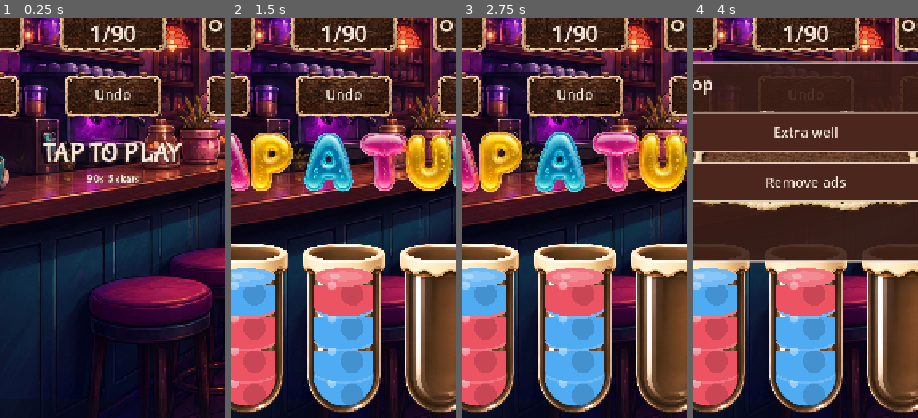
Above: before the commit, frames 1-4 (left to right).
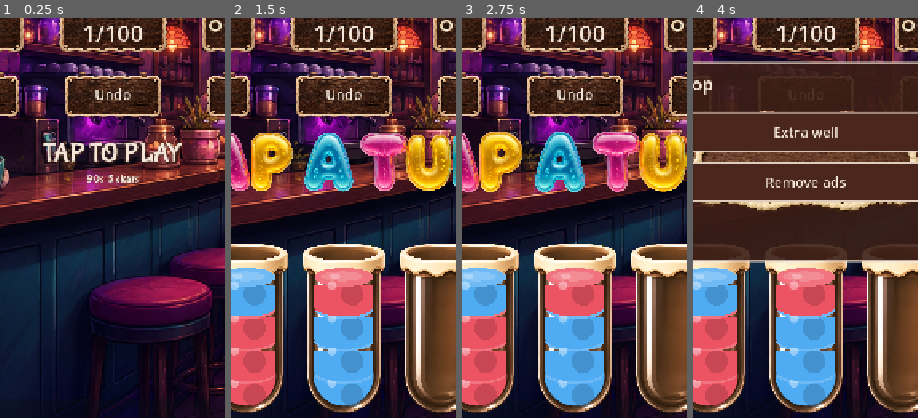
Above: after the commit, the same moments.

Repository: Obsidian-Crow-Studios/Tint_Drop_Project
Game: Godot game, scene res://scenes/main.tscn
Same seed, same stepped clock (60 frames per second), same inputs: the game is played once before the commit and once after it.
Inputs:
- Up to frame 1 (0.25 s): no input
- Up to frame 2 (1.5 s): click "Restart" at 0.5 s; click "Restart" at 1.25 s
- Up to frame 3 (2.75 s): click "Restart" at 2 s
- Up to frame 4 (4 s): click "Undo" at 2.75 s; click "Shop" at 3.5 s
The pictures show only the part of the screen within x 25-75%, y 32-82%; the shares and areas given below are measured in that part.

The runs differ from the first frame. In frame 1, 0.6% of the frame differs, in the area x 37-64%, y 2-6%; in frame 2, 0.6%; in frame 3, 0.6%; in frame 4, 0.6%.

Commit message:
Add hand-tuned levels 91–100, completing the v1 campaign.
Closes the 100-level target. 91–100 stay 7 tubes / 6 colors / 1 empty
and 24 optimal pours, but each board is a distinct sandwich wiring (not
a color-permutation of 81–90). Lock mixes vary so BFS node counts climb
124–155, peaking on 96–100. README now says one hundred levels. BFS
proves all 100 solvable.

Co-authored-by: Obsidian-Crow-Studios <Obsidian-Crow-Studios@users.noreply.github.com>

Diff:
--- a/godot/scripts/main.gd
+++ b/godot/scripts/main.gd
@@ -137,6 +137,16 @@
 	[[4, 1, 5, 3], [4, 2, 4, 1], [0, 3, 5, 3], [0, 1, 5, 2], [0, 3, 0, 1], [4, 2, 5, 2], []],
 	[[1, 4, 0, 4], [0, 2, 0, 2], [1, 4, 5, 3], [5, 3, 5, 3], [1, 2, 0, 4], [3, 5, 1, 2], []],
 	[[0, 4, 0, 4], [2, 3, 1, 3], [4, 0, 2, 5], [2, 5, 1, 5], [1, 5, 1, 3], [2, 3, 0, 4], []],
+	[[3, 1, 5, 1], [4, 0, 4, 2], [1, 3, 2, 5], [4, 2, 5, 1], [4, 0, 3, 0], [5, 2, 3, 0], []],
+	[[4, 0, 5, 1], [2, 5, 1, 3], [2, 3, 1, 3], [1, 5, 0, 4], [0, 4, 0, 4], [2, 3, 2, 5], []],
+	[[3, 0, 2, 0], [1, 4, 2, 5], [3, 0, 1, 4], [1, 5, 2, 5], [3, 4, 2, 0], [5, 1, 3, 4], []],
+	[[3, 0, 4, 1], [5, 2, 3, 0], [3, 1, 4, 1], [5, 4, 0, 2], [1, 3, 5, 4], [5, 2, 0, 2], []],
+	[[3, 1, 5, 1], [4, 0, 4, 2], [1, 3, 5, 2], [4, 2, 5, 1], [4, 0, 3, 0], [5, 2, 3, 0], []],
+	[[3, 1, 2, 5], [2, 0, 4, 0], [3, 5, 3, 1], [0, 2, 4, 1], [4, 1, 4, 0], [3, 5, 2, 5], []],
+	[[0, 2, 0, 4], [3, 5, 1, 4], [1, 4, 1, 2], [0, 2, 1, 2], [0, 4, 5, 3], [5, 3, 5, 3], []],
+	[[4, 0, 1, 5], [2, 5, 1, 3], [2, 3, 1, 3], [1, 5, 0, 4], [0, 4, 0, 4], [2, 3, 2, 5], []],
+	[[0, 1, 5, 3], [4, 2, 4, 1], [0, 3, 5, 3], [4, 1, 5, 2], [0, 3, 0, 1], [4, 2, 5, 2], []],
+	[[3, 1, 2, 5], [2, 0, 4, 0], [3, 5, 3, 1], [0, 2, 1, 4], [4, 1, 4, 0], [3, 5, 2, 5], []],
 ]
 
 var level_index: int = 0
Not shown, changed: README.md
